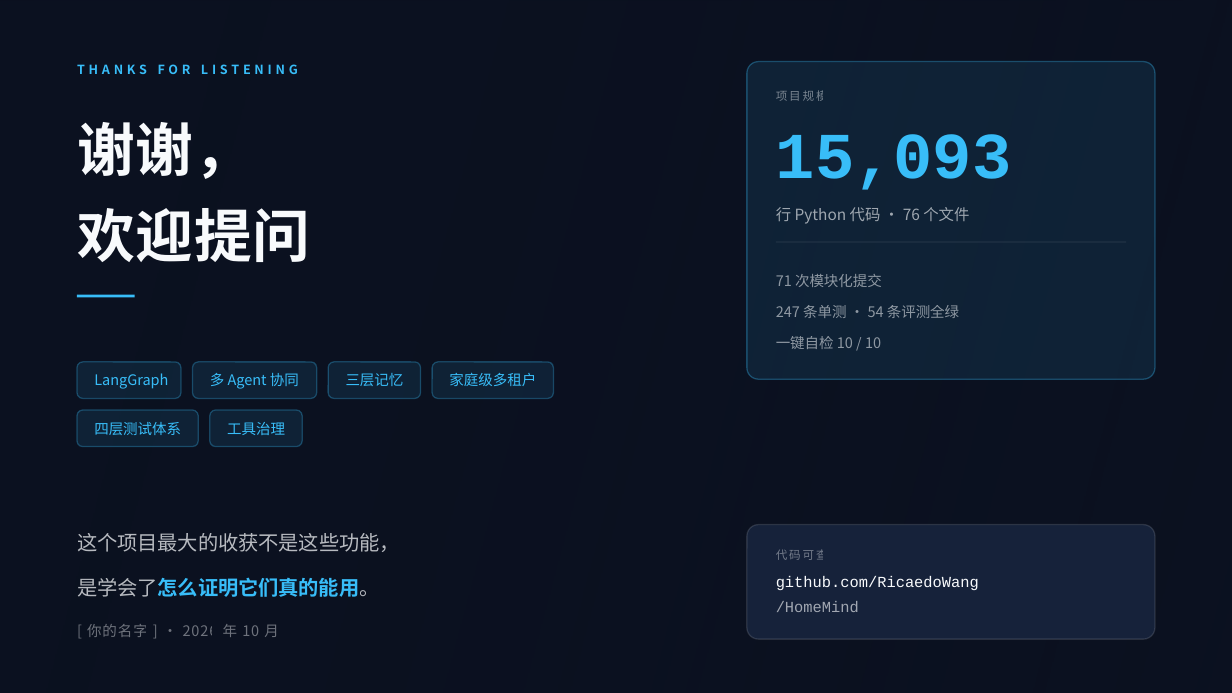
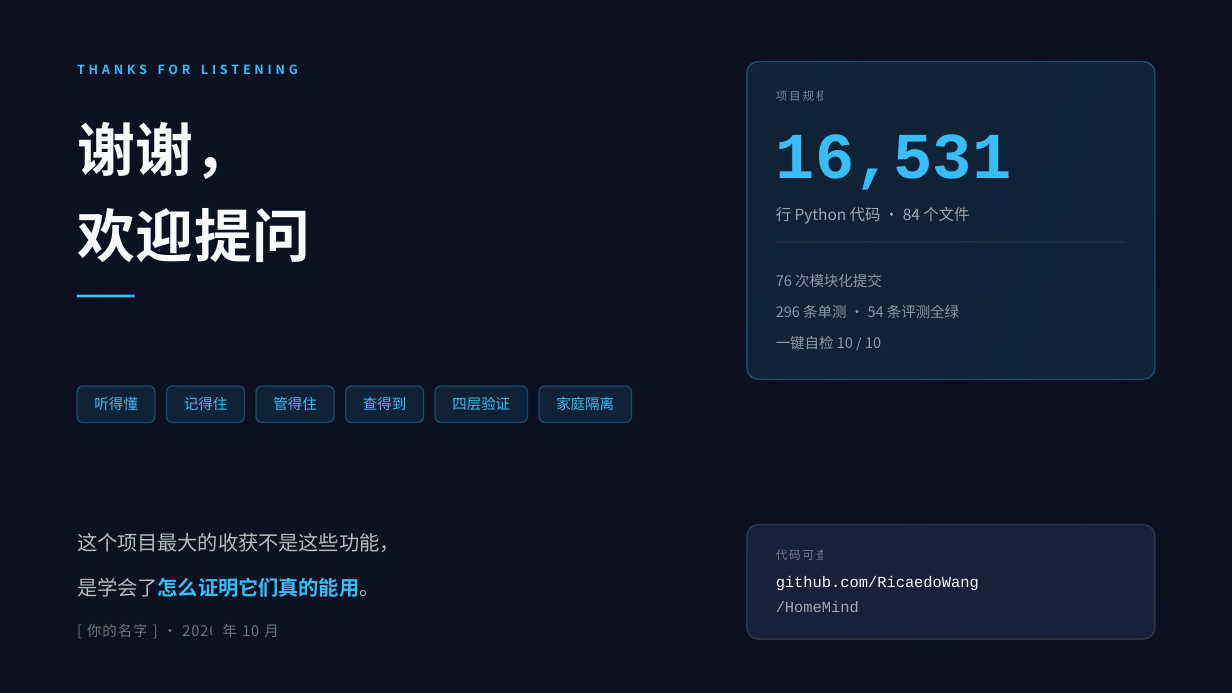
Before and after one commit to RicaedoWang/HomeMind, a slide deck: slide 15 of HomeMind答辩/HomeMind答辩.pptx (slide 13 before the commit). Drawn at 1232x693 pixels with LibreOffice and Linux fonts; fonts in the diff are those of the drawing; background and template pictures are left out. Boxes give left, top, right and bottom in pixels: in the first picture for what was removed or moved away, otherwise in the second. Text is boxed around its words. In the diff, an @@ line names an element or a change of style, - is before the commit and + after.

```diff
--- a/HomeMind答辩/HomeMind答辩.pptx
+++ b/HomeMind答辩/HomeMind答辩.pptx
@@ text at <box>776,134,1012,190</box>: text changed @@
-15,093
+16,531
@@ text at <box>776,207,969,224</box>: text changed @@
-行 Python 代码 · 76 个文件
+行 Python 代码 · 84 个文件
@@ text at <box>776,274,959,318</box>: text changed @@
-71 次模块化提交
-247 条单测 · 54 条评测全绿
+76 次模块化提交
+296 条单测 · 54 条评测全绿
@@ rounded rectangle: place and size @@
-rounded rectangle at <box>77,362,180,399</box>
+rounded rectangle at <box>77,386,154,423</box>
@@ text removed at <box>94,373,168,389</box> @@
-LangGraph
@@ rounded rectangle: place and size @@
-rounded rectangle at <box>192,362,316,399</box>
+rounded rectangle at <box>166,386,244,423</box>
@@ text removed at <box>210,373,299,389</box> @@
-多 Agent 协同
@@ rounded rectangle: place and size @@
-rounded rectangle at <box>210,410,302,447</box>
+rounded rectangle at <box>256,386,334,423</box>
@@ rounded rectangle: place and size @@
-rounded rectangle at <box>328,362,421,399</box>
+rounded rectangle at <box>346,386,423,423</box>
@@ text removed at <box>346,373,404,386</box> @@
-三层记忆
@@ rounded rectangle: place and size @@
-rounded rectangle at <box>433,362,554,399</box>
+rounded rectangle at <box>435,386,528,423</box>
@@ text removed at <box>449,373,536,386</box> @@
-家庭级多租户
@@ rounded rectangle: place and size @@
-rounded rectangle at <box>77,410,198,447</box>
+rounded rectangle at <box>539,386,631,423</box>
@@ text added at <box>94,397,137,410</box>, 11.2 pt, text #38BDF8 @@
+听得懂
@@ text added at <box>184,397,227,410</box>, 11.2 pt, text #38BDF8 @@
+记得住
@@ text added at <box>273,397,316,410</box>, 11.2 pt, text #38BDF8 @@
+管得住
@@ text added at <box>363,397,406,410</box>, 11.2 pt, text #38BDF8 @@
+查得到
@@ text added at <box>452,397,510,410</box>, 11.2 pt, text #38BDF8 @@
+四层验证
@@ text added at <box>556,397,614,410</box>, 11.2 pt, text #38BDF8 @@
+家庭隔离
@@ text removed at <box>94,422,181,435</box> @@
-四层测试体系
@@ text removed at <box>227,422,285,435</box> @@
-工具治理
```
Also in this commit, not shown: 3 other slides changed, 11 slides added, 9 slides removed, 21 other files.
